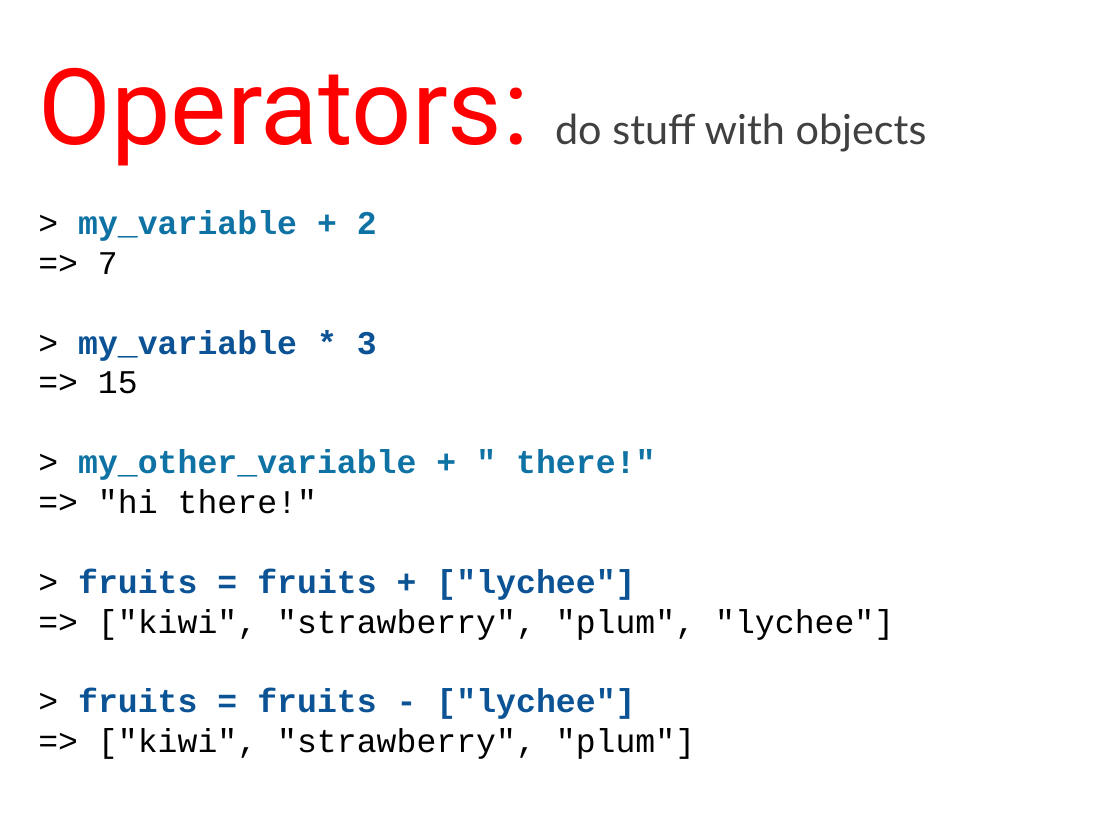
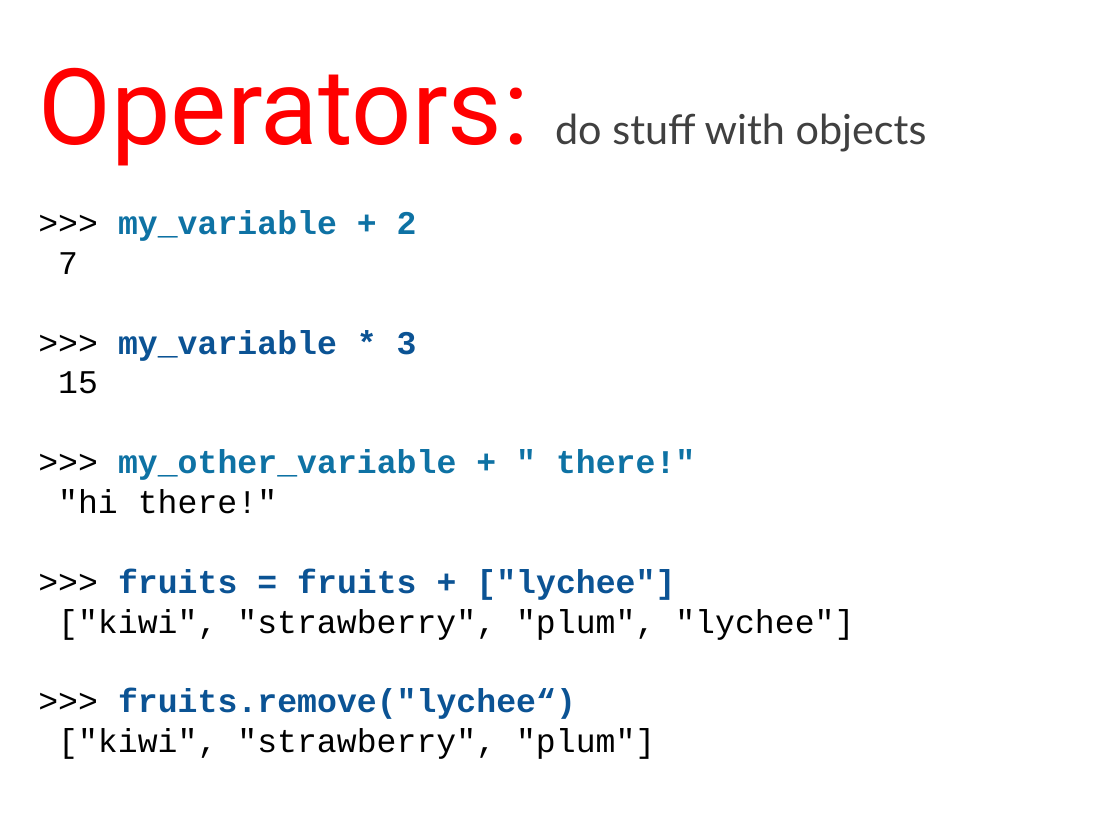
Before and after one commit to humanitiesprogramming/slides, a slide deck: slide 65 of 2017/python/B Done - ish/Python Programming Concepts I.pptx. Drawn at 1120x840 pixels with LibreOffice and Linux fonts; fonts in the diff are those of the drawing. Boxes give left, top, right and bottom in pixels: in the first picture for what was removed or moved away, otherwise in the second. Text is boxed around its words. In the diff, an @@ line names an element or a change of style, - is before the commit and + after.

```diff
--- a/2017/python/B Done - ish/Python Programming Concepts I.pptx
+++ b/2017/python/B Done - ish/Python Programming Concepts I.pptx
@@ text at (x1=58, y1=210, x2=854, y2=759): text changed @@
-> my_variable + 2
-=> 7
-> my_variable * 3
-=> 15
-> my_other_variable + " there!"
-=> "hi there!"
-> fruits = fruits + ["lychee"]
-=> ["kiwi", "strawberry", "plum", "lychee"]
-> fruits = fruits - ["lychee"]
-=> ["kiwi", "strawberry", "plum"]
+>>> my_variable + 2
+7
+>>> my_variable * 3
+15
+>>> my_other_variable + " there!"
+"hi there!"
+>>> fruits = fruits + ["lychee"]
+["kiwi", "strawberry", "plum", "lychee"]
+>>> fruits.remove("lychee“)
+["kiwi", "strawberry", "plum"]
```
Also in this commit, not shown: 38 other slides changed.
